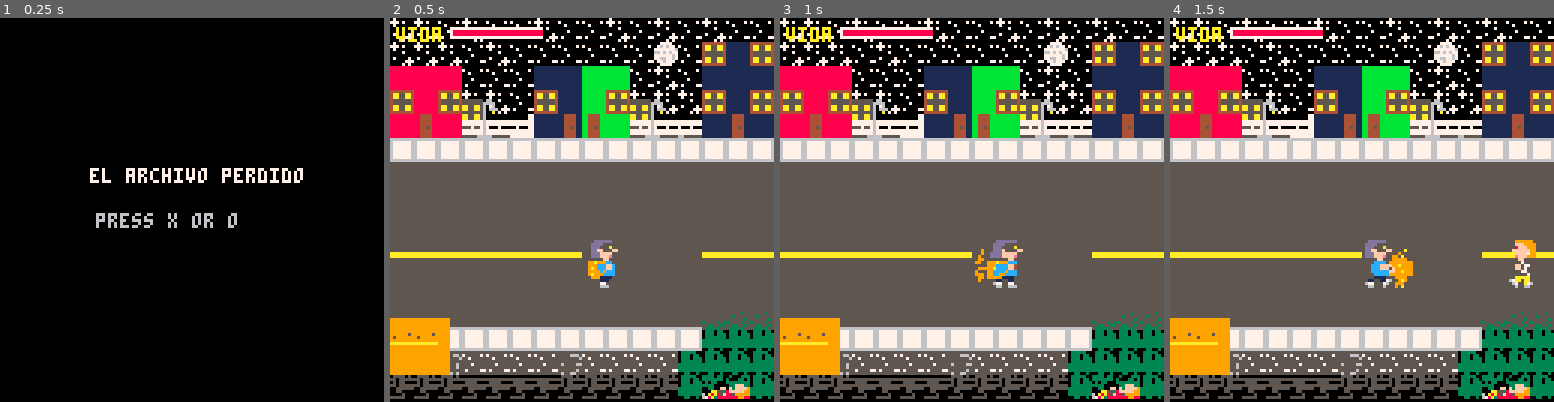
Above: before the commit, frames 1-4 (left to right).
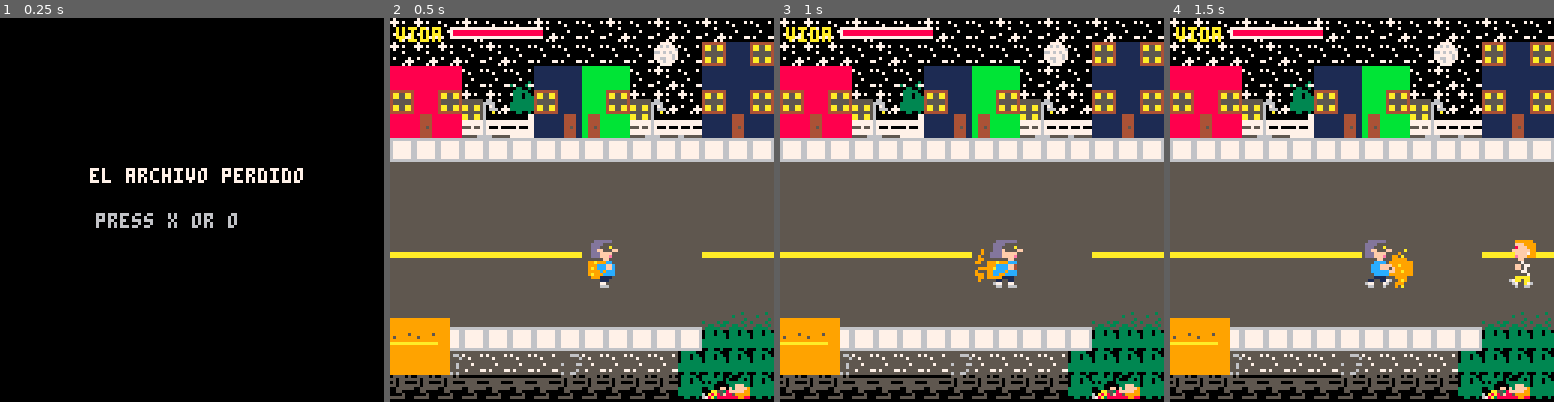
Above: after the commit, the same moments.

Repository: pablonauta/laboratorio2
Game: PICO-8 cartridge test.p8
Same seed, same stepped clock (60 frames per second), same inputs: the game is played once before the commit and once after it.
Inputs:
- Up to frame 1 (0.25 s): no input
- Up to frame 2 (0.5 s): tap X (X key) at 0.33 s
- Up to frame 3 (1 s): tap O (Z key) at 0.7 s
- Up to frame 4 (1.5 s): tap X (X key) at 1.07 s

Frame 1 is identical in both runs. In frame 2, 0.3% of the frame differs, in the area x 31-38%, y 16-25%; in frame 3, 0.3%; in frame 4, 0.3%.

Commit message:
zona 2 y victoria

Diff:
--- a/test.p8
+++ b/test.p8
@@ -30,6 +30,11 @@
   return
  end
 
+ if modo=="victoria" then
+  update_victoria()
+  return
+ end
+
 end
 
 function update_intro()
@@ -50,13 +55,51 @@
 
  actualizar_camara()
 
- t_spawn-=1
-
- if t_spawn<=0 and malandros_creados<10 then
-  make_malandro()
-  malandros_creados+=1
-  t_spawn=30
- end
+ if zona==1
+ and enemigos_vivos()==0
+ and jug.x>350 then
+
+  cargar_zona(2)
+  return
+
+ end
+
+ if zona==2
+ and enemigos_vivos()==0 then
+
+  modo="victoria"
+  return
+
+ end
+
+ if zona==1 then
+  t_spawn-=1
+
+  if t_spawn<=0
+  and malandros_creados<10 then
+   make_malandro()
+   malandros_creados+=1
+   t_spawn=30
+  end
+
+ end
+
+end
+
+function update_victoria()
+
+ if btnp(4) or btnp(5) then
+  modo="intro"
+ end
+
+end
+
+function draw_victoria()
+
+ cls()
+ print("archivo recuperado",24,50,11)
+ print("victoria",46,65,7)
+ print("press x or o",34,82,6)
 
 end
 
@@ -79,6 +122,11 @@
   return
  end
 
+ if modo=="victoria" then
+  draw_victoria()
+  return
+ end
+
 
 end
 
@@ -113,13 +161,41 @@
 
 function iniciar_juego()
 
+ jefe_muerto=false
+ cargar_zona(1)
+
+end
+
+function cargar_zona(n)
+
+ local vida=100
+
+ if jug then
+  vida=jug.vida
+ end
+
+ zona=n
  ents={}
- mundo=crear_mundo_1()
-
- jug=make_jugador()
- t_spawn=30
- malandros_creados=0
-
+ cam_x=0
+
+ if zona==1 then
+  mundo=crear_mundo_1()
+  jug=make_jugador()
+  jug.vida=vida
+
+  t_spawn=30
+  malandros_creados=0
+ end
+
+ if zona==2 then
+
+  mundo=crear_mundo_2()
+
+  jug=make_jugador()
+  jug.vida=vida
+
+  make_malandro()
+ end
 
 end
 
@@ -173,7 +249,7 @@
 
 	w.tipo="calle"
 
-	w.ancho=128*5
+	w.ancho=128*3
 
 	w.y_min=60
 	w.y_max=95
@@ -890,6 +966,21 @@
 	if cam_x>mundo.ancho-128 then
 		cam_x=mundo.ancho-128
 	end
+
+end
+
+function enemigos_vivos()
+
+ local c=0
+
+ for e in all(ents) do
+  if e.tipo=="malandro"
+  and e.estado!="caido" then
+   c+=1
+  end
+ end
+
+ return c
 
 end
 -->8
@@ -1103,16 +1194,16 @@
 00000000677799999999777699995555333333333000030030000303f58aaa069999955f8859999960a8a85f3000030000999000000000000000000000000000
 000000006666999999996666999965650033003000330030003300338883a8768889995588889988678a38880033003000999000000000000000000000000000
 __map__
-dbdbdbdbdbdbdbdbdbdbdbdbdbdbdbdbdbdbdbdbdbdbdbdbdbdbdbdbf7f70000000000000000000000000000000000000000000000000000000000000000000000000000000000000000000000000000000000000000000000000000000000000000000000000000000000000000000000000000000000000000000000000000
-dbdbdbdbdbdbdbdbdbdbdbdbdbc8c7c8dbdbdbdbdbd6d6d6d6c8dbdbdbf70000000000000000000000000000000000caca00000000000000000000000000000000000000000000000000000000000000000000000000000000000000000000000000000000000000000000000000000000000000000000000000000000000000
-c5c5c5dbdbdbc7c7c6c6dbdbdbc7c7c7c5c5c5dbdbd6c8d6d6c8dbdbdbdbdb00000000000000000000000000000000caca00000000000000000000000000000000000000000000000000000000000000000000000000000000000000000000000000000000000000000000000000000000000000000000000000000000000000
-c8c5c8cccddbc8c7c6c8cccddbc8c7c8c8c5c8dbdbd6c8d6d6c8dbdbdbdbdb00000000000000000000000000000000caca00000000000000000000000000000000000000000000000000000000000000000000000000000000000000000000000000000000000000000000000000000000000000000000000000000000000000
-c5c9c5dcddc0c7cbcac6dcddddc7cbc7c5c9c5c0c0d6d6d5d5d6c0c0c0000000000000000000000000000000000000caca00000000000000000000000000000000000000000000000000000000000000000000000000000000000000000000000000000000000000000000000000000000000000000000000000000000000000
-d8d8d8d8d8d8d8d8d8d8d8d8d8d8d8d8d8d8d8d8d8d8d8d8d8d8d8d8d8d8d8d8d8d8d8d8d8d8d8d8d8d8d8d8d8d8d8d8d8d8000000000000000000000000000000000000000000000000000000000000000000000000000000000000000000000000000000000000000000000000000000000000000000000000000000000000
-d1d1d2edededededededededede6ebebebe6edededededd0d2edededede6e6ebebebe6ededededede6ebe6ededededf7f7f7000000000000000000000000000000000000000000000000000000000000000000000000000000000000000000000000000000000000000000000000000000000000000000000000000000000000
-d7d7e2d8d8d8d8d8d8d8d8d8d8e4e4e4e4e4d8d8d8d8d8e1e2d8d8d8d8e4e4e4e4e4e4d8d8d8d8d8e4e4e4d8d8d8d8caca00000000000000000000000000000000000000000000000000000000000000000000000000000000000000000000000000000000000000000000000000000000000000000000000000000000000000
-d6d6e3d4d4d4d4ced4d4d4d4e4e4e4e4e4e4e4d4ced4d4d4ceced4d4d4e4e4e4e4e4e4e4d4d4d4d4e4e4e4d4d4d4cecaca00000000000000000000000000000000000000000000000000000000000000000000000000000000000000000000000000000000000000000000000000000000000000000000000000000000000000
-d3d3d3dedededed3d3d3d3d3e4eae9e4e4e4e4d3d3d3d3dedededed3d3e4e4e4e4e8e7e4deded3d3e4e4e4d3d3d3decaca00000000000000000000000000000000000000000000000000000000000000000000000000000000000000000000000000000000000000000000000000000000000000000000000000000000000000
+dbdbdbdbdbdbdbdbdbdbdbdbdbdbdbdbdbdbdbdbdbdbdbdbdbdbdbdbf7f7e6e6e500ebebeb00f8f8f8ecf8f8f800ebe4fb000000000000000000000000000000000000000000000000000000000000000000000000000000000000000000000000000000000000000000000000000000000000000000000000000000000000fc
+dbdbdbdbdbdbdbdbdbdbdbdbdbc8c7c8dbdbdbdbdbd6d6d6d6c8dbdbe6e4e4e4e4e6ebe4e4ebf8f8d8d8d8f8f800e4e4fb00000000000000000000000000000000000000000000000000000000000000000000000000000000000000000000000000000000000000000000000000000000000000000000000000000000000000
+c5c5c5dbdbe5c7c7c6c6dbdbdbc7c7c7c5c5c5e6e6d6c8d6d6c8dbdbe4e4e4e4e4e4ebe4e4ebfbd8d8d8d8d8d8f8ececfb00000000000000000000000000000000000000000000000000000000000000000000000000000000000000000000000000000000000000000000000000000000000000000000000000000000000000
+c8c5c8cccde4c8c7c6c8cccddbc8c7c8c8c5c8e4e4d6c8d6d6c8dbdbfbecfbecfbece4e4e4e4d8d8d8d8d8d8d8d8ececfb00000000000000000000000000000000000000000000000000000000000000000000000000000000000000000000000000000000000000000000000000000000000000000000000000000000000000
+c5c9c5dcddc0c7cbcac6dcddddc7cbc7c5c9c5c0c0d6d6d5d5d6c0c0c0dcdcdcdcdcececececd8d8d8d8d8d8d8d8d8d8fb00000000000000000000000000000000000000000000000000000000000000000000000000000000000000000000000000000000000000000000000000000000000000000000000000000000000000
+d8d8d8d8d8d8d8d8d8d8d8d8d8d8d8d8d8d8d8d8d8d8d8d8d8d8d8d8d8d8d8d8d8d8d8d8d8d8d8d8d8d8d8d8d8d8d8d8fbfbfb0000000000000000000000000000000000000000000000000000000000000000000000000000000000000000000000000000000000000000000000000000000000000000000000000000000000
+d1d1d2edededededededededede6ebebebe6edededededd0d2edededede6e6ebebebe6ededededede6ebe6ededededf7fbf7000000000000000000000000000000000000000000000000000000000000000000000000000000000000000000000000000000000000000000000000000000000000000000000000000000000000
+d7d7e2d8d8d8d8d8d8d8d8d8d8e4e4e4e4e4d8d8d8d8d8e1e2d8d8d8d8e4e4e4e4e4e4d8d8d8d8d8e4e4e4e6d8d8d8cafb00000000000000000000000000000000000000000000000000000000000000000000000000000000000000000000000000000000000000000000000000000000000000000000000000000000000000
+d6d6e3d4d4d4d4ced4d4d4d4e4e4e4e4e4e4e4d4ced4d4d4ceced4d4d4e4e4e4e4e4e4e4d4d4d4d4e4e4e4d4d4d4cecafb00000000000000000000000000000000000000000000000000000000000000000000000000000000000000000000000000000000000000000000000000000000000000000000000000000000000000
+d3d3d3dedededed3d3d3d3d3e4eae9e4e4e4e4d3d3d3d3dedededed3d3e4e4e4e4e8e7e4deded3d3e4e4e4d3d3d3decafbfb000000000000000000000000000000000000000000000000000000000000000000000000000000000000000000000000000000000000000000000000000000000000000000000000000000000000
 0000000000000000000000000000000000000000000000000000000000000000000000000000000000000000000000000000000000000000000000000000000000000000000000000000000000000000000000000000000000000000000000000000000000000000000000000000000000000000000000000000000000000000
 0000000000000000000000000000000000000000000000000000000000000000000000000000000000000000000000000000000000000000000000000000000000000000000000000000000000000000000000000000000000000000000000000000000000000000000000000000000000000000000000000000000000000000
 c1c1c3c1c3c3c1c3c3c1c3c1c3c1c3c3c3c3c3c1c3c1c3c3c3c3c3c3c3c3c3c3c3c3c3c30000000000000000000000000000000000000000000000000000000000000000000000000000000000000000000000000000000000000000000000000000000000000000000000000000000000000000000000000000000000000000
